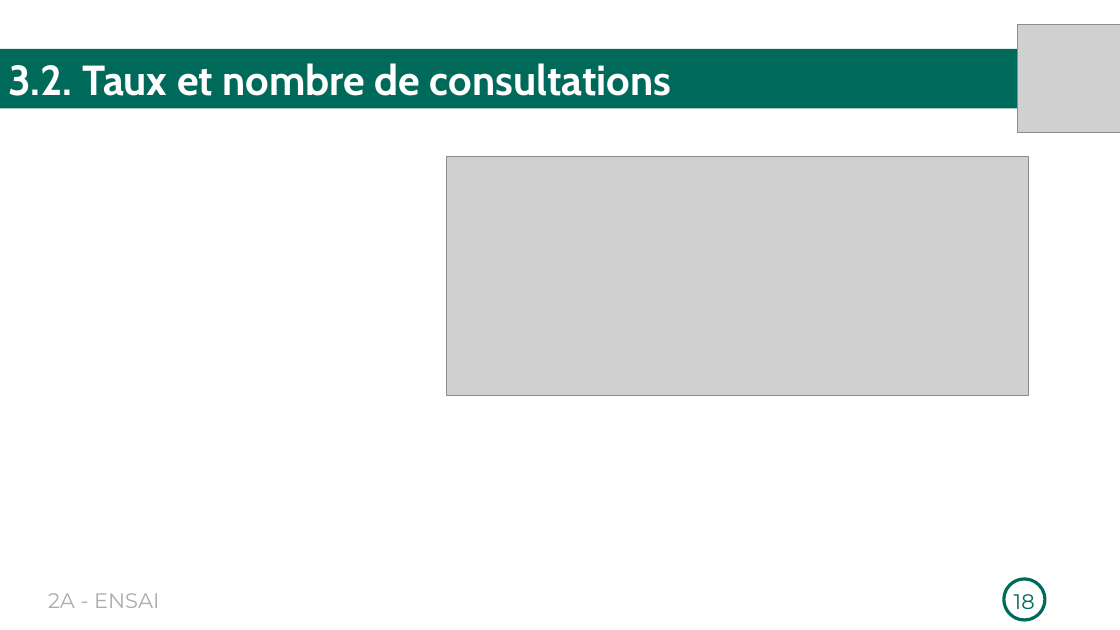
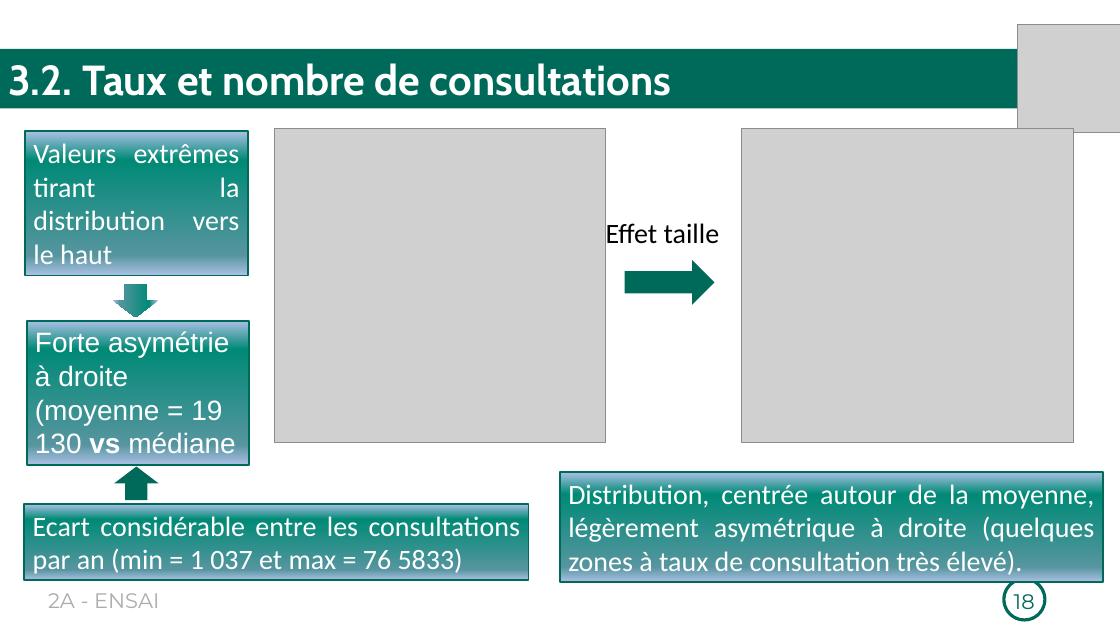
Before and after one commit to Richard-GOZAN/Projet-Stat-2A-Ensai, a slide deck: slide 18 of Présentation/Soutenance_Groupe25.pptx. Drawn at 1120x630 pixels with LibreOffice and Linux fonts; fonts in the diff are those of the drawing; grey boxes stand for pictures. Boxes give left, top, right and bottom in pixels: in the first picture for what was removed or moved away, otherwise in the second. Text is boxed around its words. In the diff, an @@ line names an element or a change of style, - is before the commit and + after.

```diff
--- a/Présentation/Soutenance_Groupe25.pptx
+++ b/Présentation/Soutenance_Groupe25.pptx
@@ rectangle added at (x1=25, y1=131, x2=248, y2=276), fill gradient #ABC0E4 to #008A76 to #56959F to #C7D5ED, outline #006A5A 1.5 pt, 24 pt, text #FFFFFF @@
+Valeurs extrêmes tirant la distribution vers le haut
@@ picture added at (x1=274, y1=129, x2=605, y2=443) @@
@@ picture added at (x1=742, y1=129, x2=1073, y2=443) @@
@@ picture removed at (x1=447, y1=156, x2=1028, y2=396) @@
@@ text added at (x1=606, y1=223, x2=720, y2=244), 24 pt, text #000000 @@
+Effet taille
@@ right arrow added at (x1=625, y1=260, x2=715, y2=305), fill #006A5A @@
@@ right arrow added at (x1=113, y1=284, x2=158, y2=317), fill gradient #ABC0E4 to #008A76 to #56959F to #C7D5ED @@
@@ rectangle added at (x1=27, y1=321, x2=250, y2=465), fill gradient #ABC0E4 to #008A76 to #56959F to #C7D5ED, outline #006A5A 1.5 pt, 24 pt, text #FFFFFF @@
+Forte asymétrie à droite (moyenne = 19 130 vs médiane = 9 127)
@@ right arrow added at (x1=114, y1=467, x2=158, y2=500), fill #006A5A @@
@@ rectangle added at (x1=560, y1=472, x2=1103, y2=582), fill gradient #ABC0E4 to #008A76 to #56959F to #C7D5ED, outline #006A5A 1.5 pt, 24 pt, text #FFFFFF @@
+Distribution, centrée autour de la moyenne, légèrement asymétrique à droite (quelques zones à taux de consultation très élevé).
@@ rectangle added at (x1=24, y1=504, x2=528, y2=581), fill gradient #ABC0E4 to #008A76 to #56959F to #C7D5ED, outline #006A5A 1.5 pt, 24 pt, text #FFFFFF @@
+Ecart considérable entre les consultations par an (min = 1 037 et max = 76 5833)
```
Also in this commit, not shown: 4 other slides changed, 1 slide added, 1 slide removed, 1 other file.
